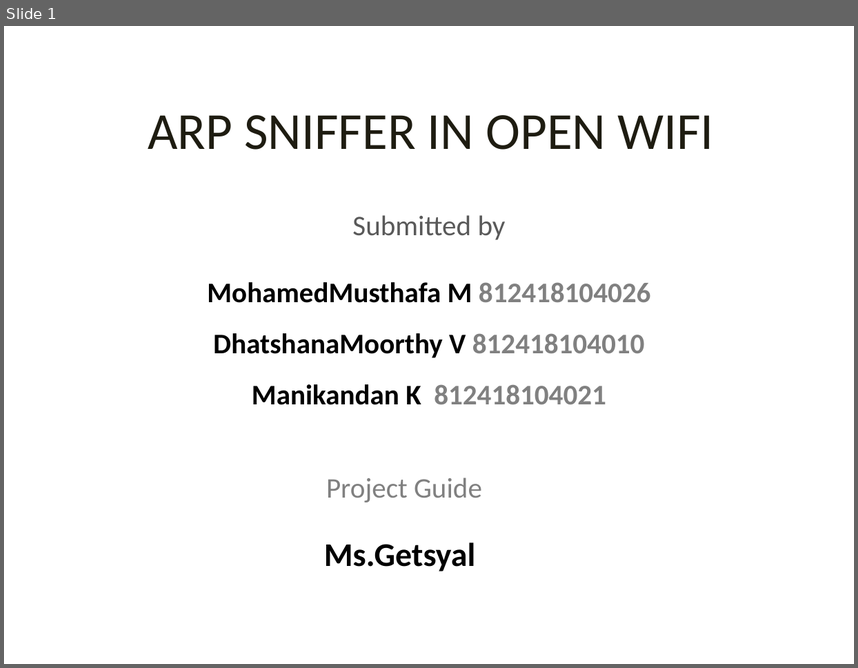
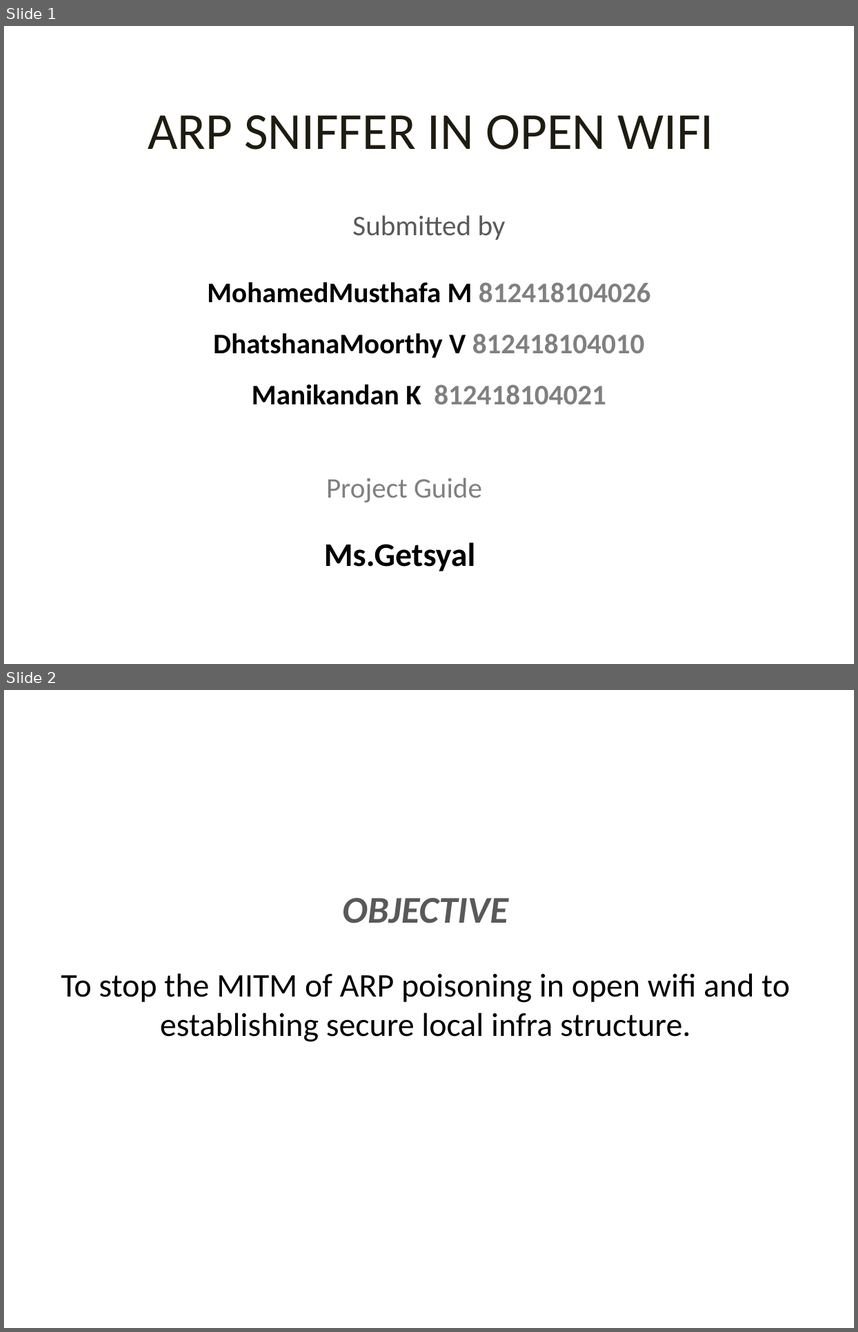
Before and after one commit to Musthafa2001/project-ppt, a slide deck: ARP SNIFFER IN OPEN WIFI.pptx. Shown one above the other, each under a label of ours: slide 1 before the commit, slides 1 and 2 after it. The pictures are 858x668 and 858x1332 pixels, drawn with LibreOffice and Linux fonts; fonts in the diff are those of the drawing. Boxes give left, top, right and bottom in pixels: in the first picture for what was removed or moved away, otherwise in the second. Text is boxed around its words. In the diff, an @@ line names an element or a change of style, - is before the commit and + after.

```diff
--- a/ARP SNIFFER IN OPEN WIFI.pptx
+++ b/ARP SNIFFER IN OPEN WIFI.pptx
@@ slide 2 added at [4, 690, 854, 1328], background #FFFFFF @@
@@ text added at [342, 898, 508, 923], 32 pt, text #595959, bold, italic @@
+OBJECTIVE
@@ text added at [61, 973, 790, 1042], 28 pt, text #000000 @@
+To stop the MITM of ARP poisoning in open wifi and to establishing secure local infra structure.
```
Also in this commit, not shown: 4 slides changed, 1 slide removed.
